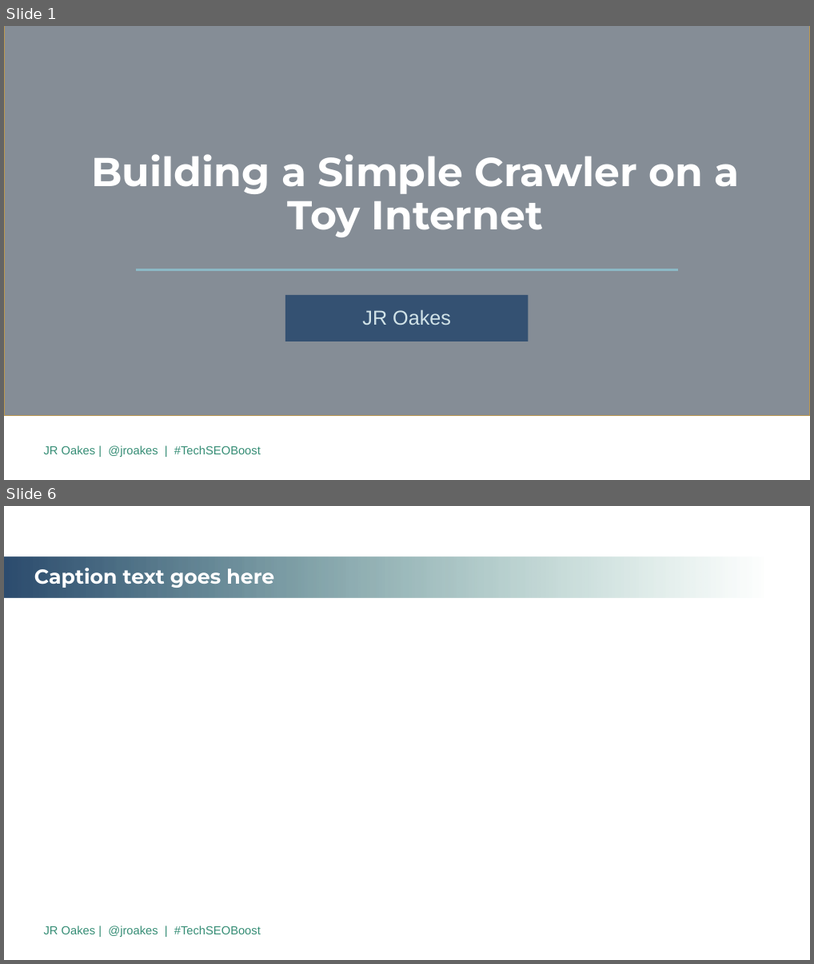
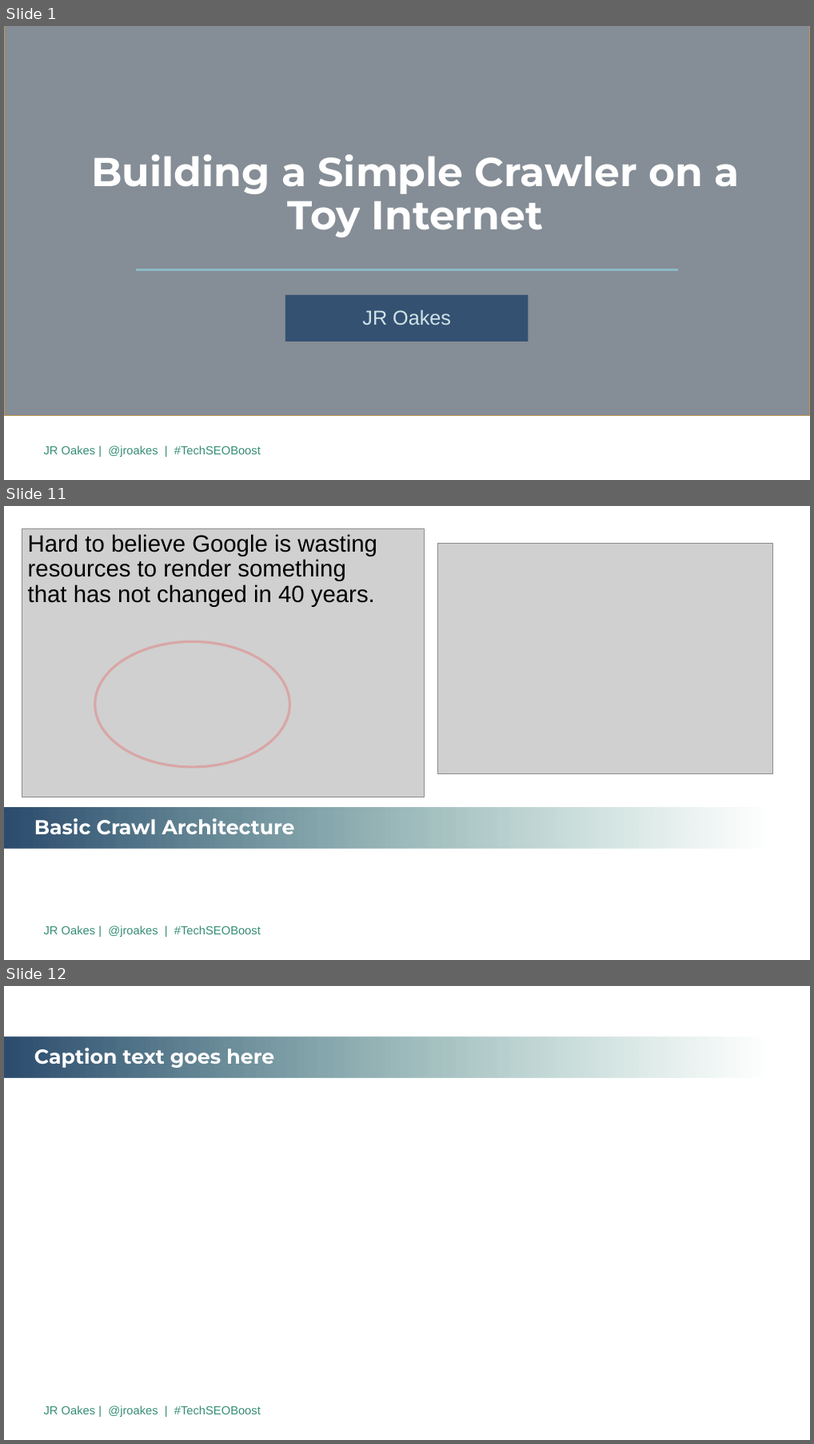
Before and after one commit to jroakes/tech-seo-crawler, a slide deck: etc/2019 TechSEO Boost PPT Template.revJR.pptx. Shown one above the other, each under a label of ours: slides 1 and 6 before the commit, slides 1, 11 and 12 after it; the slides between them are not shown. The pictures are 814x964 and 814x1444 pixels, drawn with LibreOffice and Linux fonts; fonts in the diff are those of the drawing; grey boxes stand for pictures; background and template pictures are left out. Boxes give left, top, right and bottom in pixels: in the first picture for what was removed or moved away, otherwise in the second. Text is boxed around its words. In the diff, an @@ line names an element or a change of style, - is before the commit and + after.

```diff
--- a/etc/2019 TechSEO Boost PPT Template.revJR.pptx
+++ b/etc/2019 TechSEO Boost PPT Template.revJR.pptx
@@ slide 11 added at (4, 506, 810, 960), background #FFFFFF; not listed: 1 template element that a slide beside it also shows @@
@@ picture added at (22, 528, 425, 797) @@
@@ text added at (28, 534, 378, 607), 28 pt, text #000000 @@
+Hard to believe Google is wasting resources to render something that has not changed in 40 years.
@@ picture added at (438, 543, 774, 774) @@
@@ ellipse added at (95, 641, 290, 767), outline #FF0000 3 pt @@
@@ title added at (4, 808, 774, 848), fill gradient #2D4C6F to #358D75, 24 pt, text #FFFFFF, bold @@
+Basic Crawl Architecture
@@ what was slide 6 is now slide 12 @@
```
Also in this commit, not shown: 9 other slides added, 6 slides removed, 6 other files.
